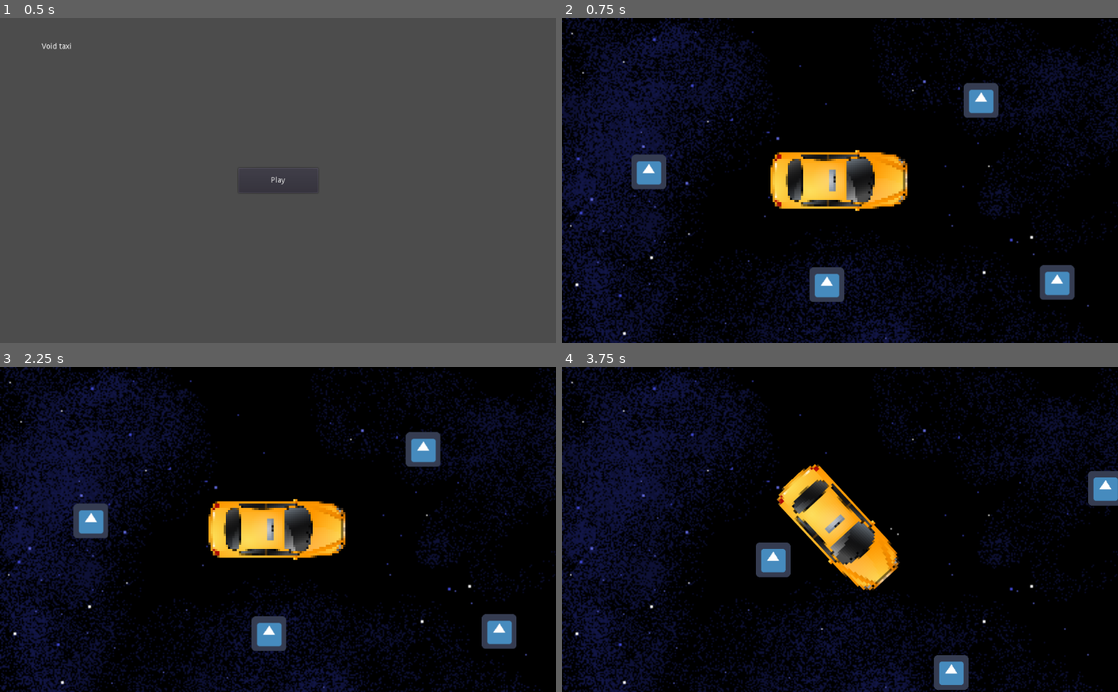
Above: before the commit, frames 1-4 (two rows, left to right).
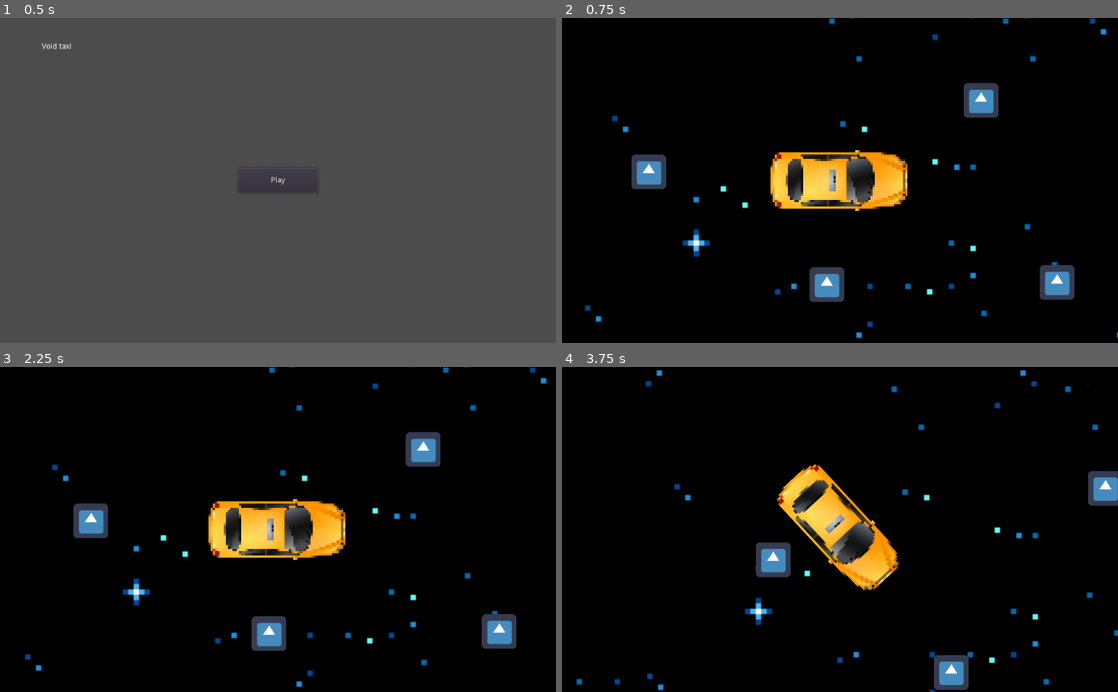
Above: after the commit, the same moments.

Repository: game-jam-team-gut/void-taxi
Game: Godot game, scene res://MainMenu.tscn
Same seed, same stepped clock (60 frames per second), same inputs: the game is played once before the commit and once after it. The engine's default icon, where the game draws it, is replaced by a stand-in: a white triangle on a blue panel in a dark square.
Inputs:
- Up to frame 1 (0.5 s): no input
- Up to frame 2 (0.75 s): click "Play" at 0.5 s
- Up to frame 3 (2.25 s): tap Enter at 1.25 s; hold Right (ui_right) 1.28-2.03 s; tap Space at 2 s; hold Down (ui_down) from 2.03 s (still down)
- Up to frame 4 (3.75 s): release Down (ui_down) at 2.78 s; hold Right (ui_right) 2.78-3.53 s; hold Up (ui_up) from 3.53 s (still down)

Frame 1 is identical in both runs. In frame 2, 23% of the frame differs, in the area x 0-100%, y 0-100%; in frame 3, 23%; in frame 4, 24%.

Commit message:
Parallax Background Improvements

Diff:
--- a/Void.tscn
+++ b/Void.tscn
@@ -27,8 +27,12 @@
 current = true
 
 [node name="ParallaxBackground" type="ParallaxBackground" parent="KinematicBody2D"]
+scroll_base_scale = Vector2( 0.5, 0.5 )
 
-[node name="Sprite" type="Sprite" parent="KinematicBody2D/ParallaxBackground"]
+[node name="ParallaxLayer2" type="ParallaxLayer" parent="KinematicBody2D/ParallaxBackground"]
+motion_mirroring = Vector2( 1920, 1080 )
+
+[node name="Sprite" type="Sprite" parent="KinematicBody2D/ParallaxBackground/ParallaxLayer2"]
 scale = Vector2( 2.5, 2.5 )
 texture = ExtResource( 3 )
 centered = false
Binary file changed: background.png
